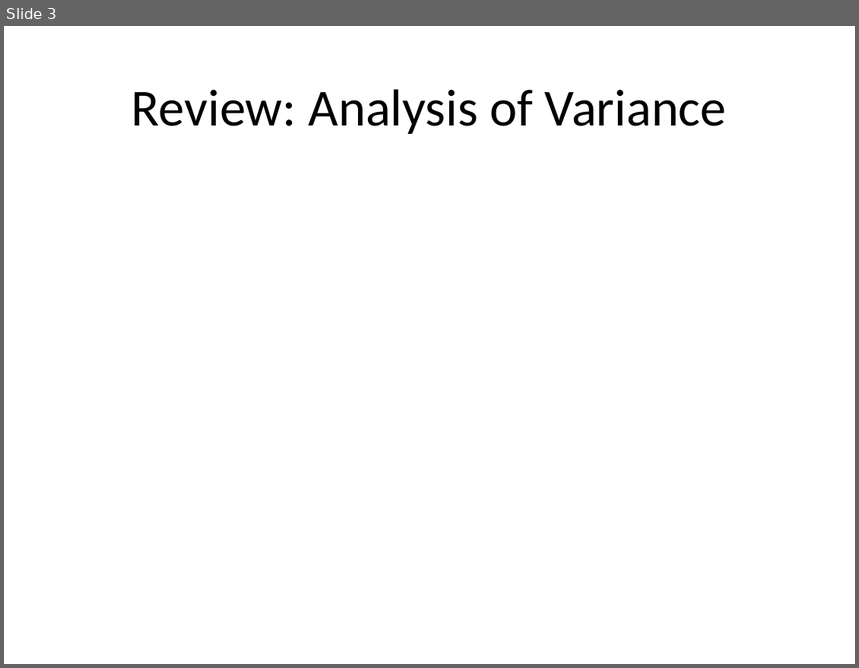
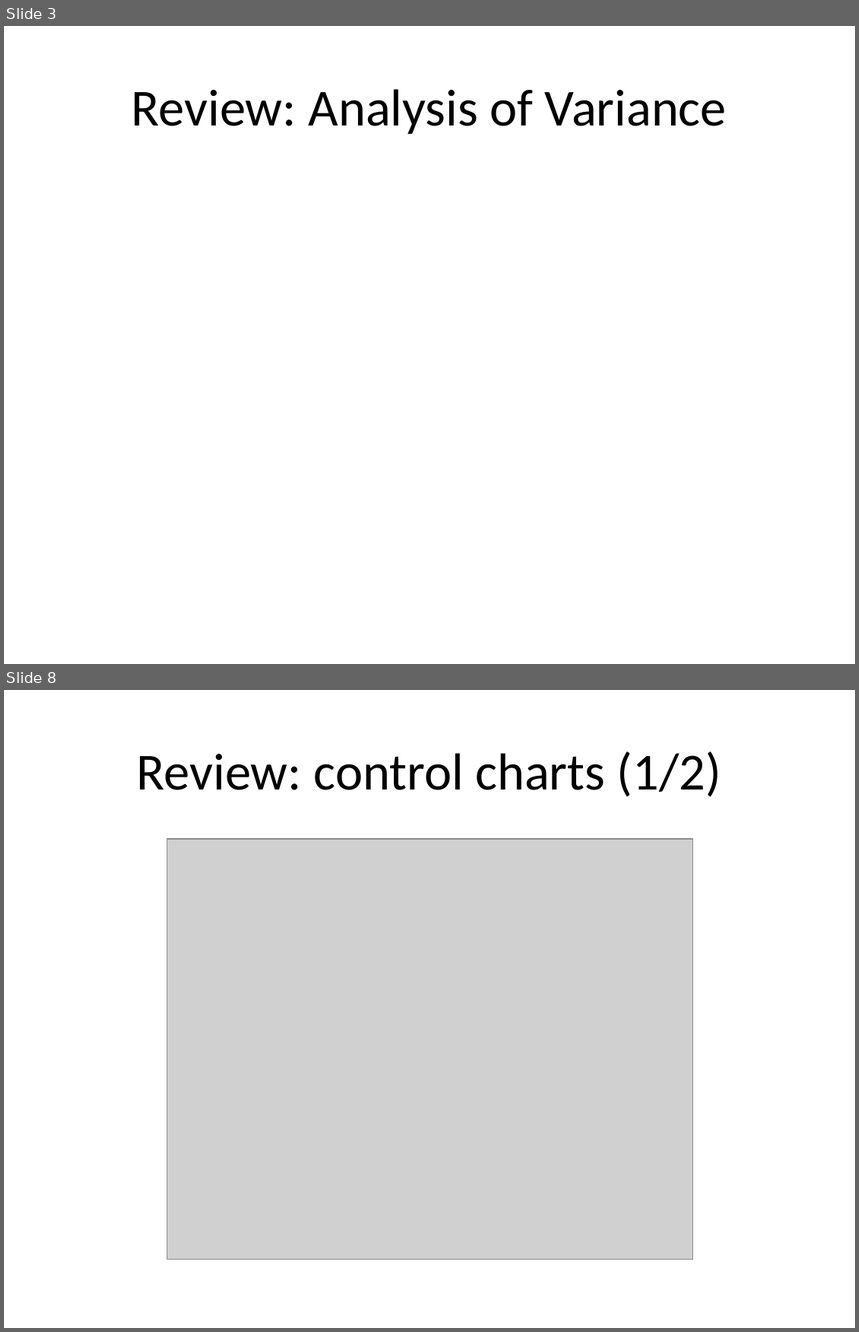
Before and after one commit to pmean/papers-and-presentations, a slide deck: anom/anom-talk.pptx. Shown one above the other, each under a label of ours: slide 3 before the commit, slides 3 and 8 after it; the slides between them are not shown. The pictures are 859x668 and 859x1332 pixels, drawn with LibreOffice and Linux fonts; fonts in the diff are those of the drawing; grey boxes stand for pictures. Boxes give left, top, right and bottom in pixels: in the first picture for what was removed or moved away, otherwise in the second. Text is boxed around its words. In the diff, an @@ line names an element or a change of style, - is before the commit and + after.

```diff
--- a/anom/anom-talk.pptx
+++ b/anom/anom-talk.pptx
@@ slide 8 added at [4,690,855,1328], background #FFFFFF @@
@@ title added at [137,752,721,797], 44 pt, text #000000 @@
+Review: control charts (1/2)
@@ picture added at [167,839,693,1259] @@
```
Also in this commit, not shown: 2 slides changed, 18 other slides added, 12 other files.
